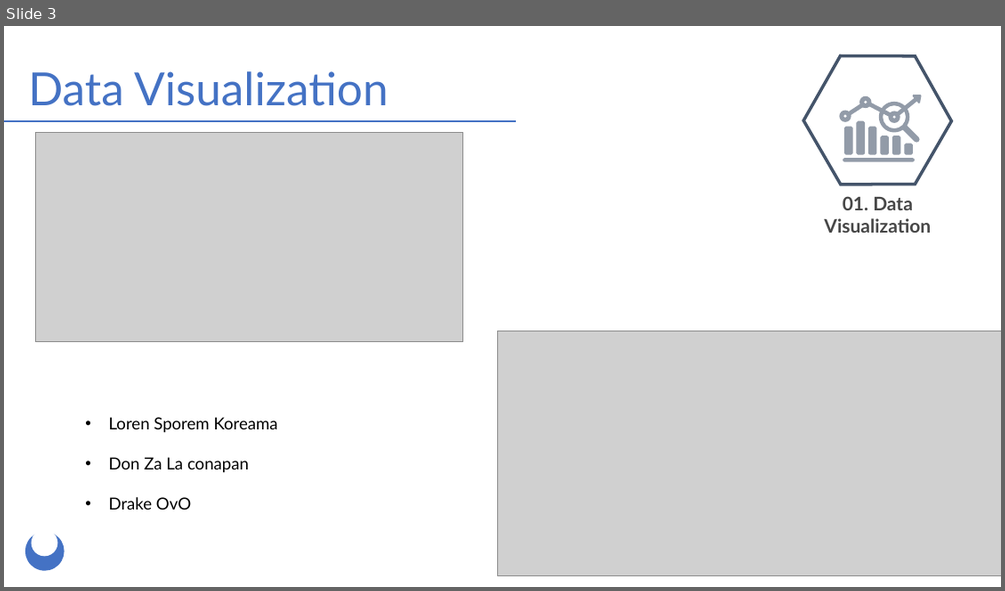
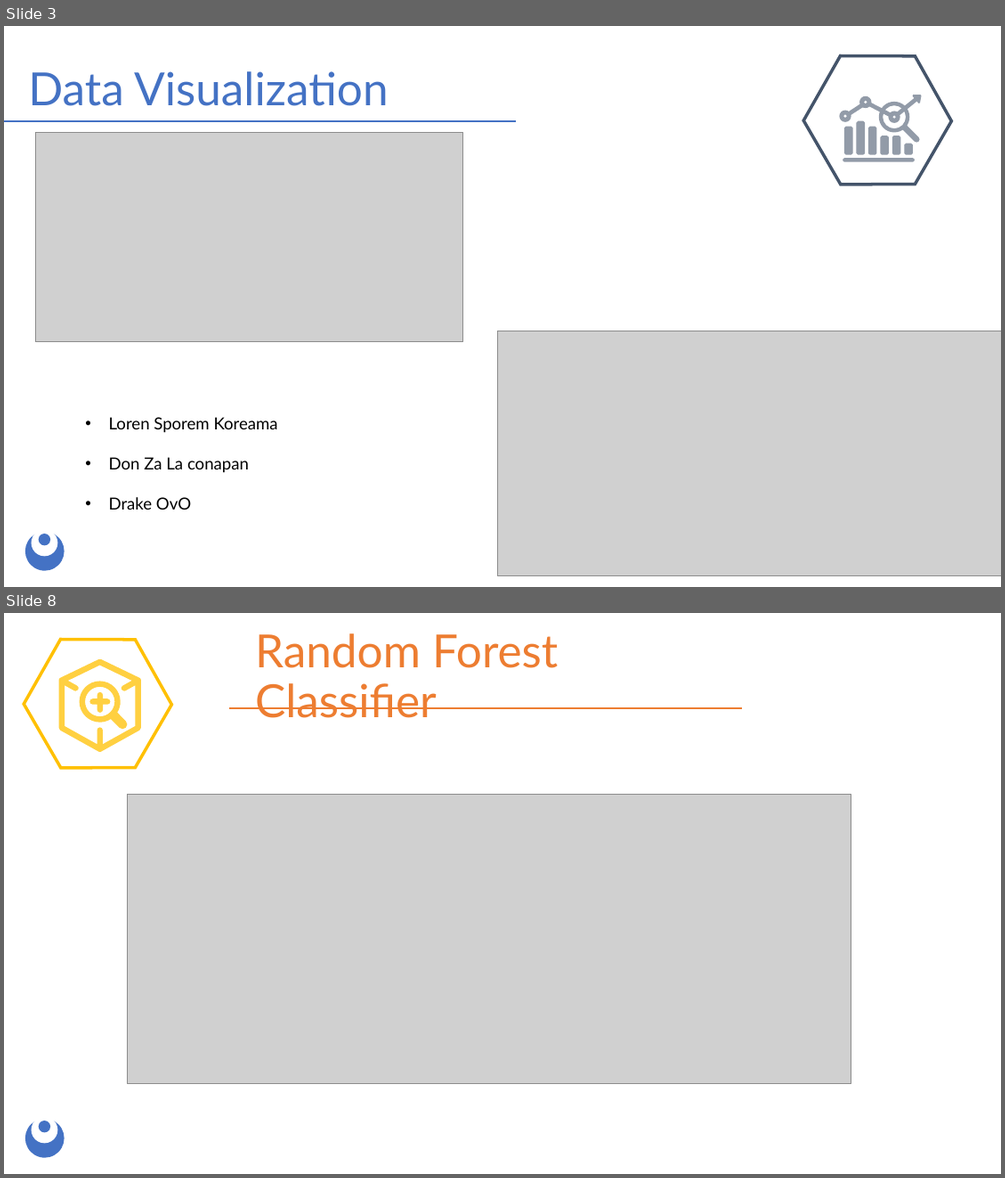
Before and after one commit to KyoldFusion/BreastCancerML, a slide deck: Presentation/MachineLearning.pptx. Shown one above the other, each under a label of ours: slide 3 before the commit, slides 3 and 8 after it; the slides between them are not shown. The pictures are 1005x591 and 1005x1178 pixels, drawn with LibreOffice and Linux fonts; fonts in the diff are those of the drawing; grey boxes stand for pictures. Boxes give left, top, right and bottom in pixels: in the first picture for what was removed or moved away, otherwise in the second. Text is boxed around its words. In the diff, an @@ line names an element or a change of style, - is before the commit and + after.

```diff
--- a/Presentation/MachineLearning.pptx
+++ b/Presentation/MachineLearning.pptx
@@ slide 8 added at (x1=4, y1=613, x2=1001, y2=1174), background #FFFFFF; not listed: 3 template elements that a slide beside it also shows @@
@@ freeform shape added at (x1=24, y1=639, x2=171, y2=768), outline #FFC000 3 pt @@
@@ title added at (x1=255, y1=633, x2=558, y2=718), 44 pt, text #ED7D31 @@
+Random Forest Classifier
@@ freeform shape added at (x1=58, y1=658, x2=141, y2=751), fill #FFD041 @@
@@ freeform shape added at (x1=80, y1=681, x2=128, y2=729), fill #FFD041 @@
@@ freeform shape added at (x1=90, y1=692, x2=110, y2=713), fill #FFD041 @@
@@ line added from (230, 708) to (742, 708), #ED7D31 1.5 pt @@
@@ picture added at (x1=128, y1=794, x2=850, y2=1083) @@
@@ slide 3 changed as well @@
@@ text removed at (x1=824, y1=196, x2=930, y2=232) @@
-01. Data Visualization
@@ ellipse added at (x1=39, y1=534, x2=50, y2=546), fill #4472C4 @@
```
Also in this commit, not shown: 4 other slides changed, 5 other slides added.
